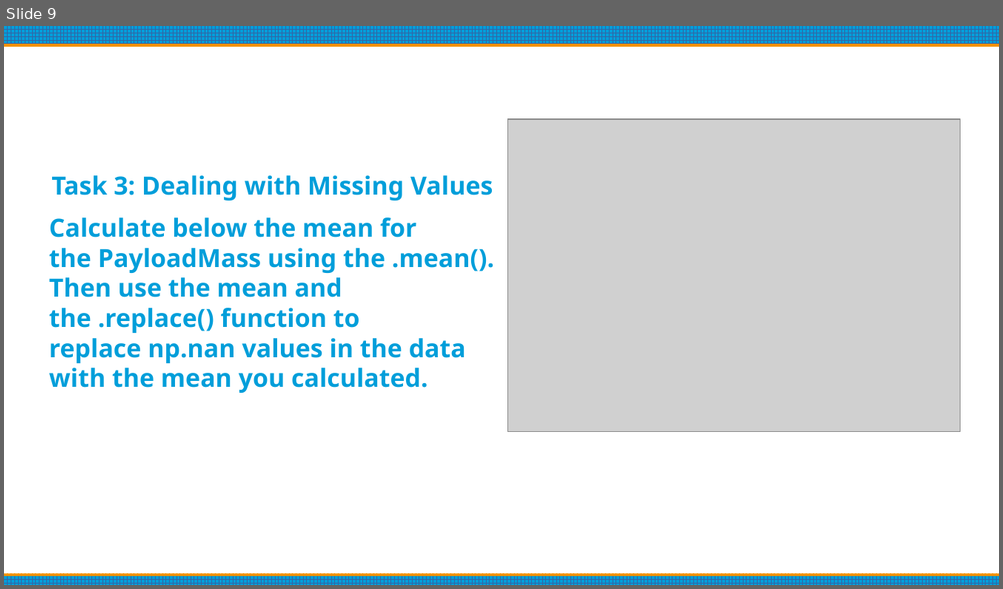
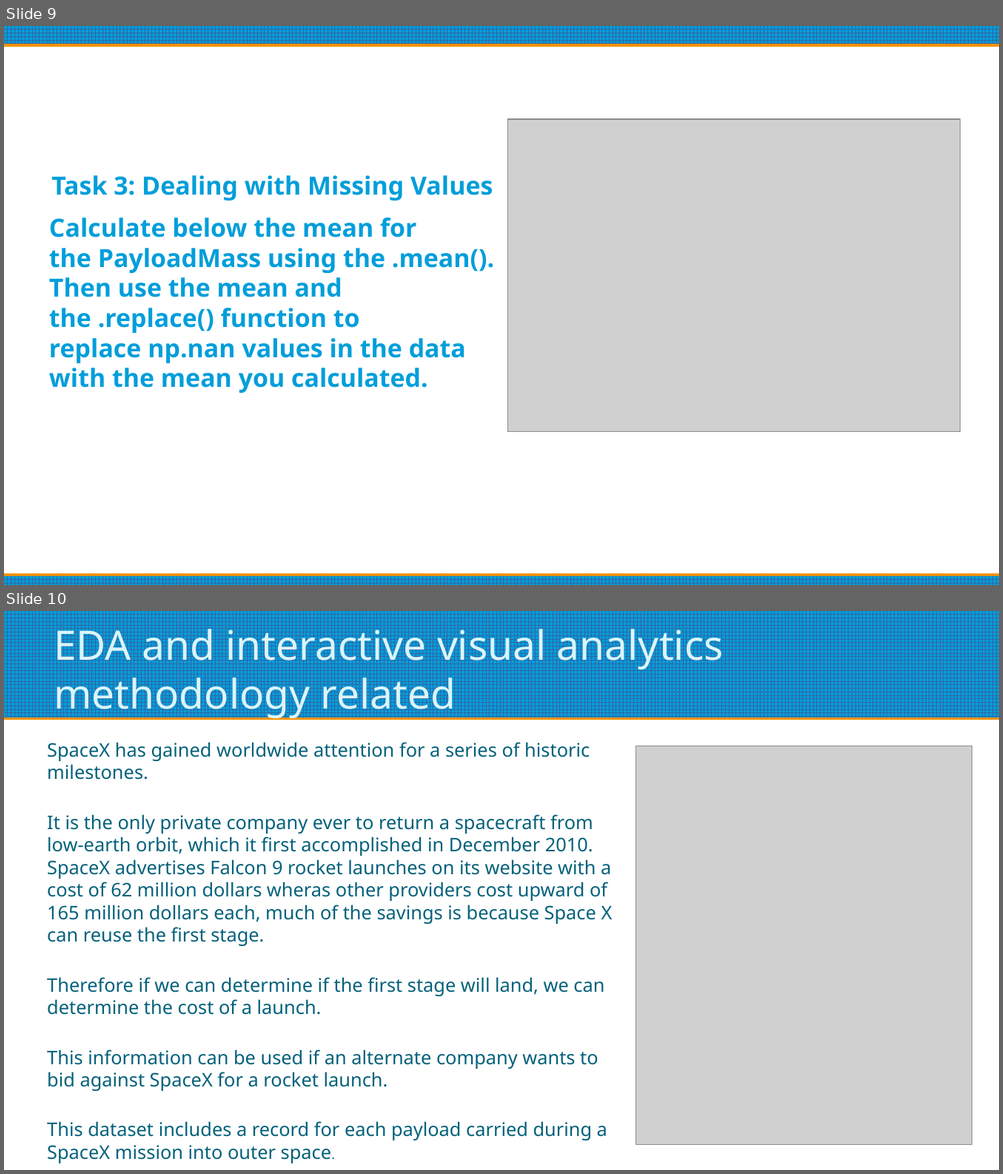
Before and after one commit to MannyDevv/SN-Labs, a slide deck: Final Project IBM.odp. Shown one above the other, each under a label of ours: slide 9 before the commit, slides 9 and 10 after it. The pictures are 1003x589 and 1003x1174 pixels, drawn with LibreOffice and Linux fonts; fonts in the diff are those of the drawing; grey boxes stand for pictures. Boxes give left, top, right and bottom in pixels: in the first picture for what was removed or moved away, otherwise in the second. Text is boxed around its words. In the diff, an @@ line names an element or a change of style, - is before the commit and + after.

```diff
--- a/Final Project IBM.odp
+++ b/Final Project IBM.odp
@@ slide 10 added at (4,611,999,1170), background #FFFFFF @@
@@ rectangle added at (4,611,999,718), fill pattern #3465A4 on #009EDA @@
@@ title added at (54,622,723,720), 32.5 pt, text #DBF5F9 @@
+EDA and interactive visual analytics methodology related
@@ text added at (47,742,612,1164), 15 pt, text #04617B @@
+SpaceX has gained worldwide attention for a series of historic milestones.
+It is the only private company ever to return a spacecraft from low-earth orbit, which it first accomplished in December 2010. SpaceX advertises Falcon 9 rocket launches on its website with a cost of 62 million dollars wheras other providers cost upward of 165 million dollars each, much of the savings is because Space X can reuse the first stage.
+Therefore if we can determine if the first stage will land, we can determine the cost of a launch.
+This information can be used if an alternate company wants to bid against SpaceX for a rocket launch.
+This dataset includes a record for each payload carried during a SpaceX mission into outer space.
@@ picture added at (636,746,971,1145) @@
```
Also in this commit, not shown: 5 slides changed, 6 other slides added, 11 slides removed.
